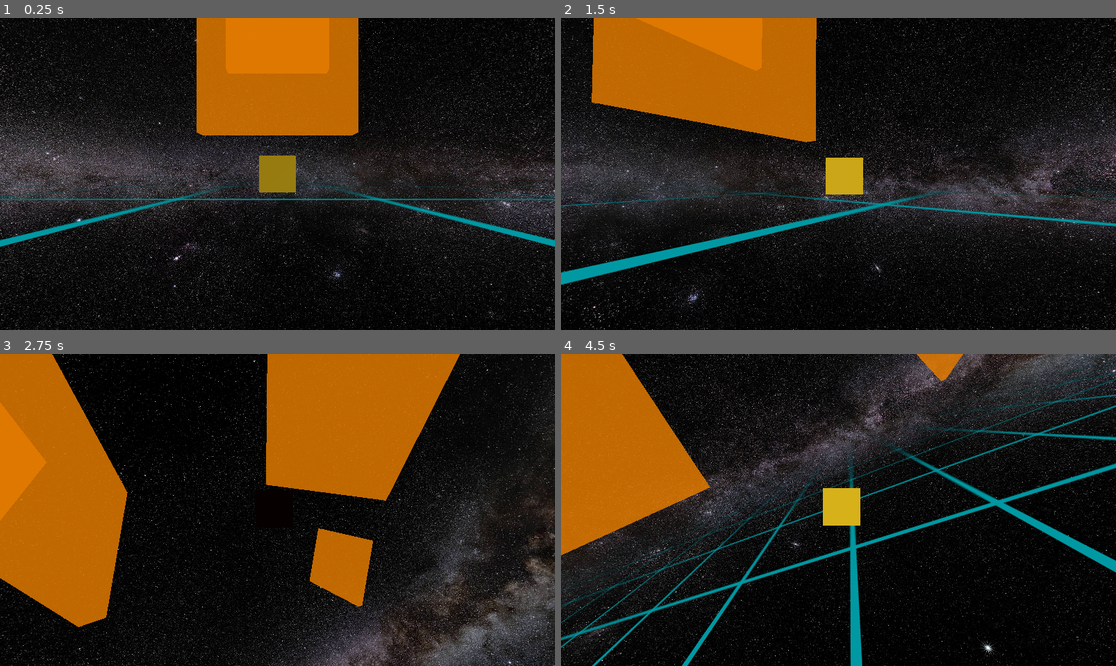
Above: before the commit, frames 1-4 (two rows, left to right).
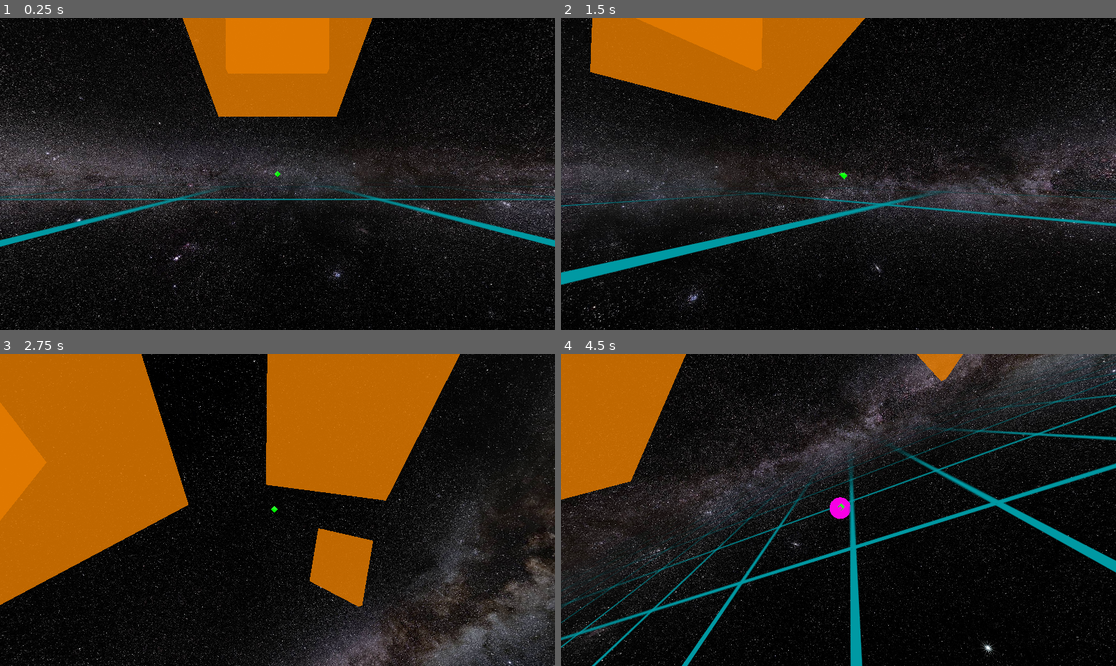
Above: after the commit, the same moments.

Repository: david-andrew/Aberration
Game: Godot game, scene res://world.tscn
Same seed, same stepped clock (60 frames per second), same inputs: the game is played once before the commit and once after it.
Inputs:
- Up to frame 1 (0.25 s): no input
- Up to frame 2 (1.5 s): hold Right (right) 0.53-1.28 s; hold A (a) 0.53-1.28 s; tap Ctrl (ctrl) at 0.8, 1.35 s; hold Down (down) from 1.28 s (still down)
- Up to frame 3 (2.75 s): tap D (d) at 1.55 s; release Down (down) at 2.03 s; hold Right (right) from 2.03 s (still down); hold D (d) from 2.03 s (still down); tap E (e) at 2.3 s
- Up to frame 4 (4.5 s): release Right (right) at 2.78 s; release D (d) at 2.78 s; hold Up (up) 2.78-3.53 s; tap E (e) at 2.85 s; tap Q (q) at 3.05 s; hold Q (q) 3.53-4.28 s; hold Left (left) from 3.53 s (still down); tap S (s) at 3.8, 4.35 s

The runs differ from the first frame. In frame 1, 3.6% of the frame differs, in the area x 32-68%, y 0-56%; in frame 2, 5.1%; in frame 3, 9.5%, in the area x 0-53%, y 0-88%; in frame 4, 6.5%.

Commit message:
started working on laser weapon

Diff:
--- a/Ship.gd
+++ b/Ship.gd
@@ -1,13 +1,11 @@
 extends RigidBody3D
 
-# throttle
-#var throttle = 0
-#const max_throttle = 2
-#const min_throttle = -0.5
-#const d_throttle = 0.1
 
 const translation_strength = 1.0
 const rotation_strength = 0.5
+
+enum WeaponType {BULLET, LASER}
+var selected_weapon: WeaponType = WeaponType.BULLET
 
 
 const SHOOT_FREQUENCY = 20 #shots/second
@@ -31,7 +29,7 @@
 	pass
 
 
-func shoot():
+func shoot_bullet():
 	if Time.get_ticks_msec() - last_shot_time > (1000 / SHOOT_FREQUENCY) and bullet_count < BULLETS_PER_SHOT:
 		var bullet = BULLET.instantiate()
 		GameMaster.current_scene.add_child(bullet)
@@ -49,21 +47,20 @@
 func _physics_process(delta):
 
 	if Input.is_action_pressed('space'):
-		shoot()
+		if selected_weapon == WeaponType.BULLET:
+			shoot_bullet()
+		elif selected_weapon == WeaponType.LASER:
+			print('TODO: shoot laser')
+
 	if Input.is_action_just_released('space'):
-		bullet_count = 0
+		if selected_weapon == WeaponType.BULLET:
+			bullet_count = 0
+		elif selected_weapon == WeaponType.LASER:
+			print('end of firing laser')
 
+	if Input.is_action_just_pressed("caps-lock"):
+		selected_weapon = (selected_weapon + 1) % WeaponType.size()
 
-	# debug display throttle and x,y,z velocity (relative to self)
-	#print("throttle: ", throttle, ", velocity: ", linear_velocity)
-
-	# # translate forward
-	# if Input.is_action_pressed("w"):
-	# 	apply_impulse(Vector3(0, 0, -1) * delta)
-
-	# # translate backward
-	# if Input.is_action_pressed("s"):
-	# 	apply_impulse(Vector3(0, 0, 1) * delta)
 
 	## Translations ##
 	# translate left
--- /dev/null
+++ b/laser.gd
@@ -0,0 +1,26 @@
+extends RayCast3D
+
+@onready var beam_mesh = $MeshInstance3D
+
+@onready var endpoint_mesh = $endpoint
+
+#export var MAX_DISTANCE:int = 10000
+
+func _physics_process(delta):
+	var cast_point
+	force_raycast_update()
+
+	if is_colliding():
+		cast_point = to_local(get_collision_point())
+	else:
+		cast_point = target_position
+	#else:
+		#beam_mesh.visible = false
+		#endpoint_mesh.visible = false
+
+
+	beam_mesh.mesh.height = cast_point.z
+	beam_mesh.position.z = beam_mesh.mesh.height / 2
+	beam_mesh.visible = true
+	endpoint_mesh.visible = true
+	endpoint_mesh.transform.origin = cast_point
--- /dev/null
+++ b/laser.tscn
@@ -0,0 +1,39 @@
+[gd_scene load_steps=6 format=3 uid="uid://x6kwsu00lfq2"]
+
+[ext_resource type="Script" path="res://laser.gd" id="1_ahpop"]
+
+[sub_resource type="CylinderMesh" id="CylinderMesh_hodrj"]
+top_radius = 0.1
+bottom_radius = 0.1
+height = 0.01
+radial_segments = 4
+
+[sub_resource type="StandardMaterial3D" id="StandardMaterial3D_wb7l8"]
+transparency = 1
+albedo_color = Color(0, 1, 0, 0.980392)
+emission_enabled = true
+emission = Color(0, 1, 0, 1)
+emission_energy_multiplier = 10.0
+
+[sub_resource type="StandardMaterial3D" id="StandardMaterial3D_traf6"]
+shading_mode = 0
+albedo_color = Color(0.968627, 0, 0.894118, 1)
+
+[sub_resource type="SphereMesh" id="SphereMesh_7ixsr"]
+material = SubResource("StandardMaterial3D_traf6")
+
+[node name="RayCast3D" type="RayCast3D"]
+enabled = false
+target_position = Vector3(0, 0, -10000)
+debug_shape_custom_color = Color(1, 0.25098, 0.823529, 1)
+debug_shape_thickness = 5
+script = ExtResource("1_ahpop")
+
+[node name="MeshInstance3D" type="MeshInstance3D" parent="."]
+transform = Transform3D(1, 0, 0, 0, -4.37114e-08, -1, 0, 1, -4.37114e-08, 0, 0, 0)
+mesh = SubResource("CylinderMesh_hodrj")
+surface_material_override/0 = SubResource("StandardMaterial3D_wb7l8")
+
+[node name="endpoint" type="MeshInstance3D" parent="."]
+visible = false
+mesh = SubResource("SphereMesh_7ixsr")
--- a/project.godot
+++ b/project.godot
@@ -98,6 +98,11 @@
 "events": [Object(InputEventKey,"resource_local_to_scene":false,"resource_name":"","device":-1,"window_id":0,"alt_press …(182 unchanged characters)…
 ]
 }
+caps-lock={
+"deadzone": 0.5,
+"events": [Object(InputEventKey,"resource_local_to_scene":false,"resource_name":"","device":-1,"window_id":0,"alt_pressed":false,"shift_pressed":false,"ctrl_pressed":false,"meta_pressed":false,"pressed":false,"keycode":0,"physical_keycode":4194329,"key_label":0,"unicode":0,"echo":false,"script":null)
+]
+}
 
 [layer_names]
 
--- /dev/null
+++ b/test_obstacle.tscn
@@ -0,0 +1,32 @@
+[gd_scene load_steps=6 format=3 uid="uid://2hjj40vl384t"]
+
+[ext_resource type="PackedScene" uid="uid://bwxo76t5hck46" path="res://health.tscn" id="1_7ga73"]
+
+[sub_resource type="GDScript" id="GDScript_gvbqf"]
+script/source = "extends RigidBody3D
+
+"
+
+[sub_resource type="BoxShape3D" id="BoxShape3D_aqo8g"]
+size = Vector3(10, 10, 1)
+
+[sub_resource type="StandardMaterial3D" id="StandardMaterial3D_m12wd"]
+transparency = 1
+albedo_color = Color(0.964706, 0.505882, 0.141176, 0.517647)
+
+[sub_resource type="BoxMesh" id="BoxMesh_smrug"]
+material = SubResource("StandardMaterial3D_m12wd")
+size = Vector3(10, 10, 1)
+
+[node name="TestObstacle" type="RigidBody3D"]
+collision_mask = 2
+mass = 100.0
+script = SubResource("GDScript_gvbqf")
+
+[node name="CollisionShape3D" type="CollisionShape3D" parent="."]
+shape = SubResource("BoxShape3D_aqo8g")
+
+[node name="MeshInstance3D" type="MeshInstance3D" parent="."]
+mesh = SubResource("BoxMesh_smrug")
+
+[node name="Health" parent="." instance=ExtResource("1_7ga73")]
--- a/world.tscn
+++ b/world.tscn
@@ -1,9 +1,10 @@
-[gd_scene load_steps=17 format=3 uid="uid://dwyh17swso2yf"]
+[gd_scene load_steps=18 format=3 uid="uid://dwyh17swso2yf"]
 
 [ext_resource type="Script" path="res://Ship.gd" id="1_dojcp"]
 [ext_resource type="PackedScene" uid="uid://bwxo76t5hck46" path="res://health.tscn" id="2_1cdyd"]
 [ext_resource type="Texture2D" uid="uid://b1tg053uv0ffy" path="res://assets/textures/MilkeyWay.jpg" id="2_jrtur"]
 [ext_resource type="Texture2D" uid="uid://dofvgqmmehps4" path="res://assets/textures/white outline grid thick.png" id="3_ytujd"]
+[ext_resource type="PackedScene" uid="uid://x6kwsu00lfq2" path="res://laser.tscn" id="4_c62u1"]
 [ext_resource type="Script" path="res://CameraTarget.gd" id="4_mhwvw"]
 [ext_resource type="Script" path="res://ChaseCamera.gd" id="7_3p5ke"]
 [ext_resource type="PackedScene" uid="uid://d0cn0wfyxb1kj" path="res://new_test_obstacle.tscn" id="7_6bovt"]
@@ -50,6 +51,7 @@
 shape = SubResource("BoxShape3D_278ud")
 
 [node name="MeshInstance3D" type="MeshInstance3D" parent="Ship"]
+visible = false
 mesh = SubResource("BoxMesh_l6wpm")
 
 [node name="CameraTarget" type="Node3D" parent="Ship"]
@@ -57,6 +59,9 @@
 script = ExtResource("4_mhwvw")
 
 [node name="Health" parent="Ship" instance=ExtResource("2_1cdyd")]
+
+[node name="Laser" parent="Ship" instance=ExtResource("4_c62u1")]
+transform = Transform3D(1, 0, 0, 0, 1, 0, 0, 0, 1, 0, 0, 0)
 
 [node name="DirectionalLight3D" type="DirectionalLight3D" parent="."]
 transform = Transform3D(0.606566, -0.302769, -0.735125, 0.795013, 0.224463, 0.563534, -0.00561274, -0.926254, 0.376857, 0, 1.67446, 0)
@@ -81,6 +86,7 @@
 [node name="Camera3D" type="Camera3D" parent="ChaseCamera"]
 
 [node name="NewTestObstacle" parent="." instance=ExtResource("7_6bovt")]
+transform = Transform3D(1, 0, 0, 0, -0.456477, 0.889735, 0, -0.889735, -0.456477, 0, 7.57625, -7.01928)
 
 [node name="NewTestObstacle2" parent="." instance=ExtResource("7_6bovt")]
 transform = Transform3D(1, 0, 0, 0, 1, 0, 0, 0, 1, 0, 15.1525, -14.0386)
Not shown: 1 places in bullet.tscn that only renumber resources
